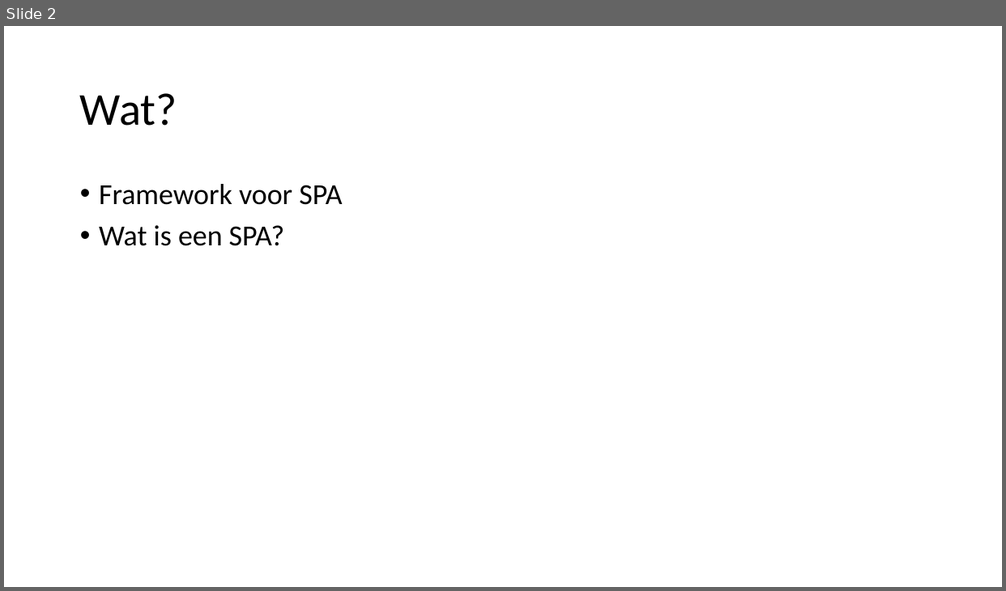
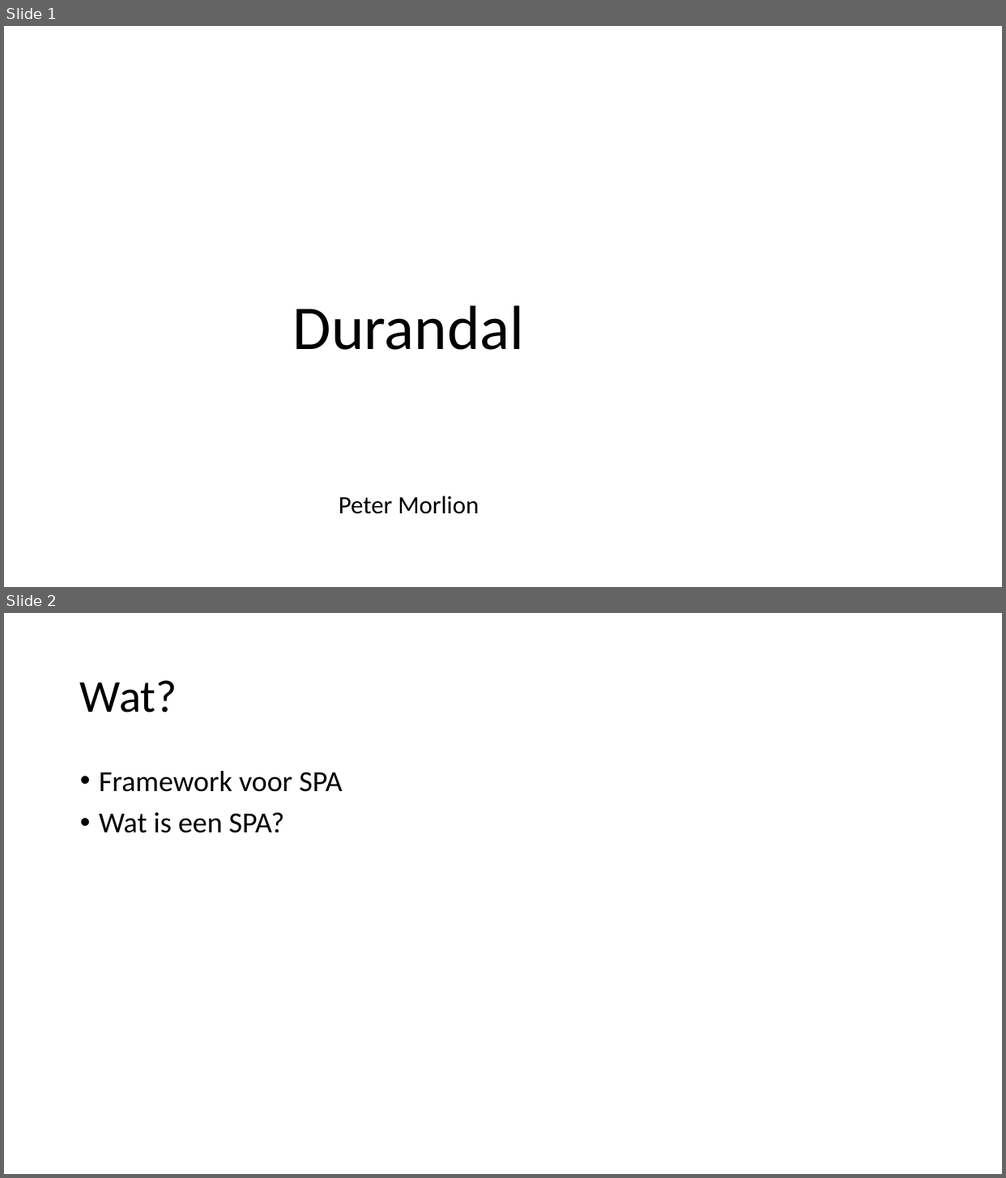
Before and after one commit to petermorlion/DurandalDemo, a slide deck: Durandal T4T.pptx. Shown one above the other, each under a label of ours: slide 2 before the commit, slides 1 and 2 after it. The pictures are 1006x591 and 1006x1178 pixels, drawn with LibreOffice and Linux fonts; fonts in the diff are those of the drawing; background and template pictures are left out. Boxes give left, top, right and bottom in pixels: in the first picture for what was removed or moved away, otherwise in the second. Text is boxed around its words. In the diff, an @@ line names an element or a change of style, - is before the commit and + after.

```diff
--- a/Durandal T4T.pptx
+++ b/Durandal T4T.pptx
@@ slide 1 added at (x1=4, y1=26, x2=1002, y2=587), background picture (left out) @@
@@ title added at (x1=293, y1=305, x2=524, y2=350), 60 pt, text #000000 @@
+Durandal
@@ subtitle added at (x1=339, y1=496, x2=479, y2=514), 24 pt, text #000000 @@
+Peter Morlion
```
Also in this commit, not shown: 3 slides changed, 3 other slides added, 1 slide removed, 6 other files.
